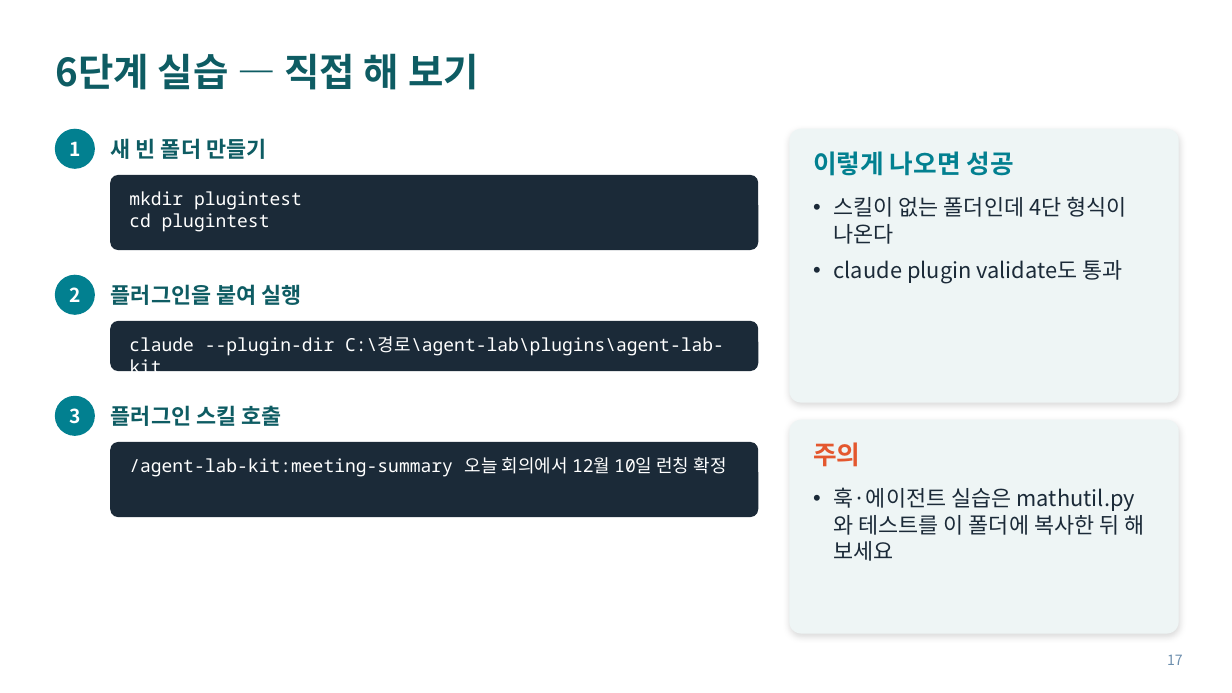
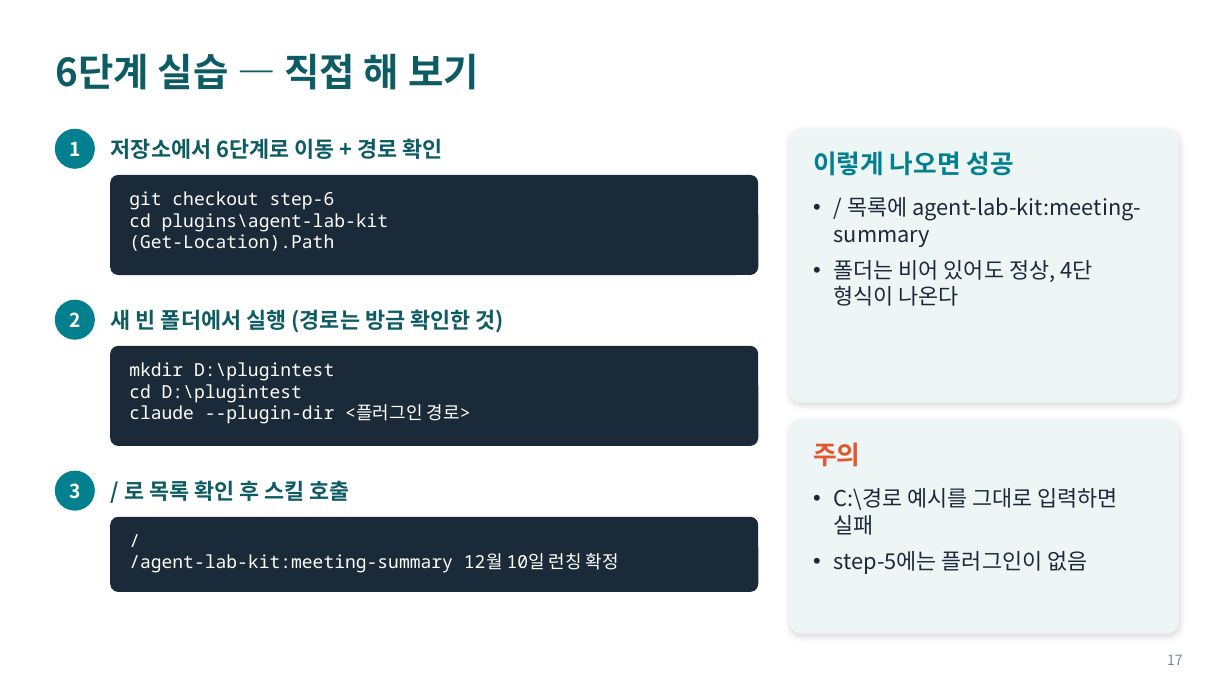
Before and after one commit to six3858/agent-lab, a slide deck: slide 17 of docs/agent-lab-slides.pptx. Drawn at 1232x693 pixels with LibreOffice and Linux fonts; fonts in the diff are those of the drawing. Boxes give left, top, right and bottom in pixels: in the first picture for what was removed or moved away, otherwise in the second. Text is boxed around its words. In the diff, an @@ line names an element or a change of style, - is before the commit and + after.

```diff
--- a/docs/agent-lab-slides.pptx
+++ b/docs/agent-lab-slides.pptx
@@ text at (111, 138, 443, 159): text changed @@
-새 빈 폴더 만들기
+저장소에서 6단계로 이동 + 경로 확인
@@ rounded rectangle: place and size @@
-rounded rectangle at (111, 176, 758, 250)
+rounded rectangle at (111, 176, 758, 274)
@@ rounded rectangle at (111, 176, 758, 274): proportions changed @@
@@ text at (129, 191, 389, 251): text changed @@
-mkdir plugintest
-cd plugintest
+git checkout step-6
+cd plugins\agent-lab-kit
+(Get-Location).Path
@@ text at (834, 197, 1141, 306): text changed @@
-• 스킬이 없는 폴더인데 4단 형식이 나온다
-• claude plugin validate도 통과
+• / 목록에 agent-lab-kit:meeting-summary
+• 폴더는 비어 있어도 정상, 4단 형식이 나온다
@@ text "2": place and size @@
-text "2" at (69, 287, 80, 302)
+text "2" at (69, 312, 80, 327)
@@ ellipse: place and size @@
-ellipse at (55, 275, 94, 314)
+ellipse at (55, 300, 94, 339)
@@ text at (111, 309, 505, 333): text changed @@
-플러그인을 붙여 실행
+새 빈 폴더에서 실행 (경로는 방금 확인한 것)
@@ rounded rectangle at (111, 347, 758, 445): proportions changed @@
@@ rounded rectangle: place and size @@
-rounded rectangle at (111, 322, 758, 371)
+rounded rectangle at (111, 347, 758, 445)
@@ text at (129, 362, 471, 424): text changed @@
-claude --plugin-dir C:\경로\agent-lab\plugins\agent-lab-kit
+mkdir D:\plugintest
+cd D:\plugintest
+claude --plugin-dir <플러그인 경로>
@@ text at (124, 480, 350, 501): text changed @@
-플러그인 스킬 호출
+/ 로 목록 확인 후 스킬 호출
@@ text at (834, 488, 1118, 574): text changed @@
-• 훅·에이전트 실습은 mathutil.py와 테스트를 이 폴더에 복사한 뒤 해 보세요
+• C:\경로 예시를 그대로 입력하면 실패
+• step-5에는 플러그인이 없음
@@ 1 text, 1 ellipse, 1 rounded rectangle: place and size @@
-1 text, 1 ellipse, 1 rounded rectangle at (55, 396, 758, 517)
+1 text, 1 ellipse, 1 rounded rectangle at (55, 471, 758, 592)
@@ text at (129, 553, 619, 573): text changed @@
-/agent-lab-kit:meeting-summary 오늘 회의에서 12월 10일 런칭 확정
+/
+/agent-lab-kit:meeting-summary 12월 10일 런칭 확정
```
Also in this commit, not shown: 1 other slide changed, 1 other file.
